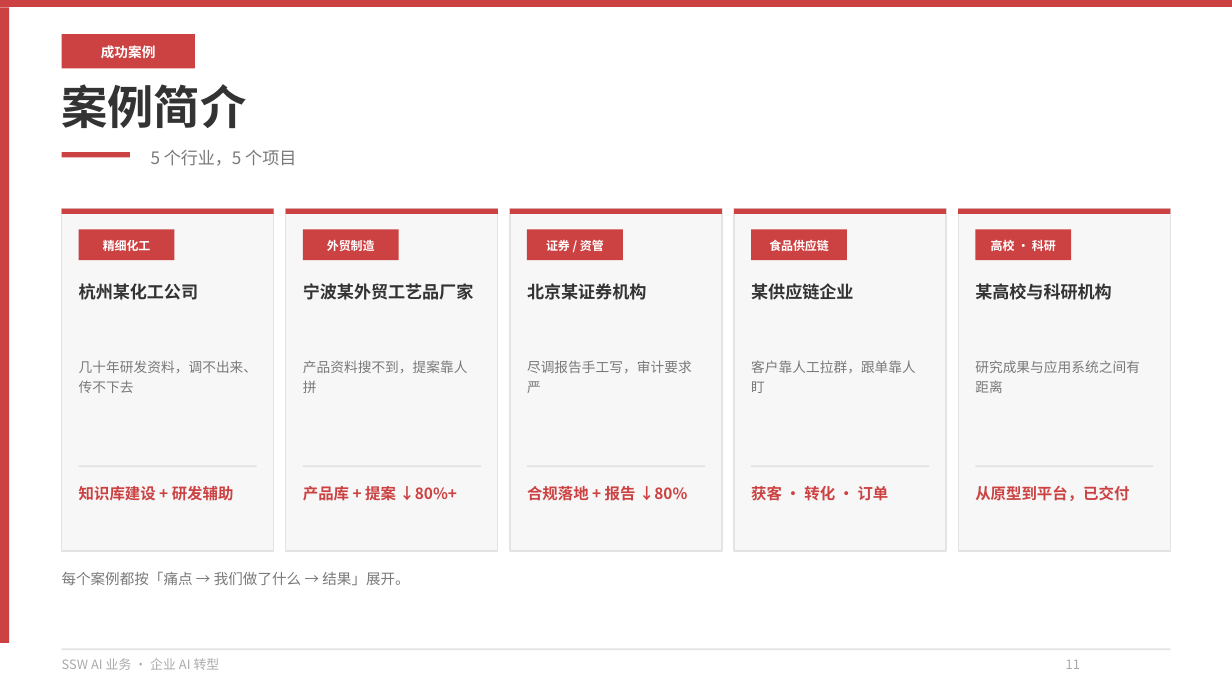
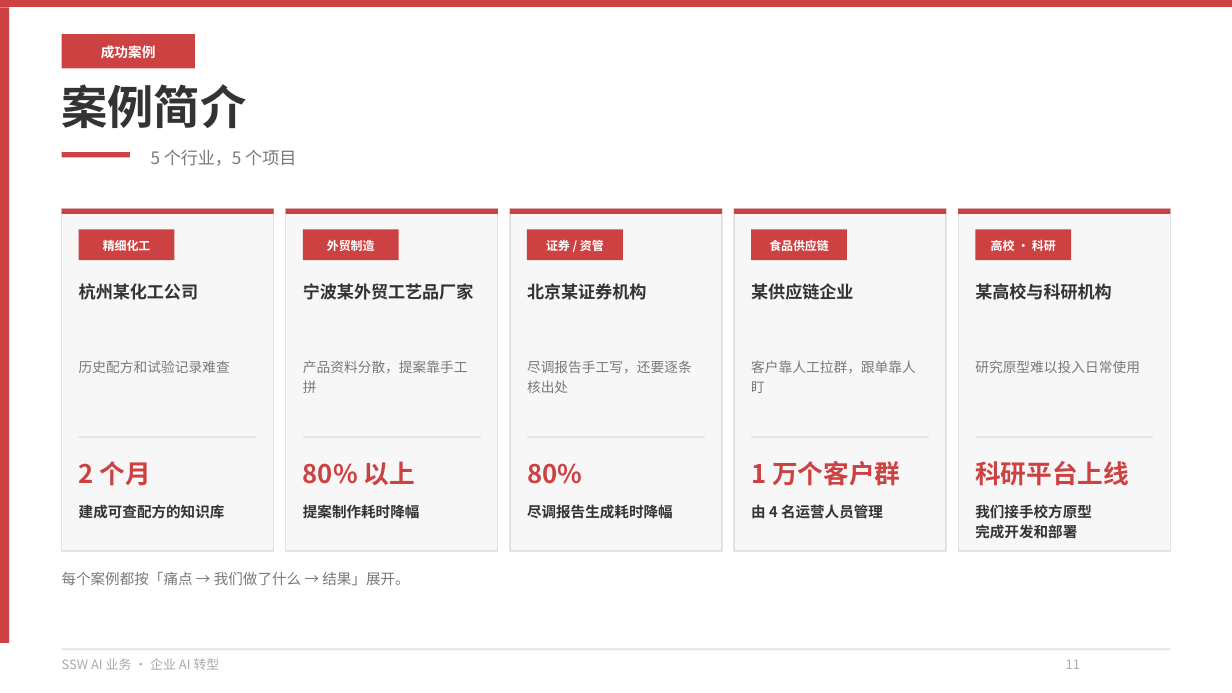
Before and after one commit to hveraus/ssw-business, a slide deck: slide 11 of SSW AI 业务_v2/SSW AI 业务_v3.pptx. Drawn at 1232x693 pixels with LibreOffice and Linux fonts; fonts in the diff are those of the drawing. Boxes give left, top, right and bottom in pixels: in the first picture for what was removed or moved away, otherwise in the second. Text is boxed around its words. In the diff, an @@ line names an element or a change of style, - is before the commit and + after.

```diff
--- a/SSW AI 业务_v2/SSW AI 业务_v3.pptx
+++ b/SSW AI 业务_v2/SSW AI 业务_v3.pptx
@@ text at (79,360,230,373): text changed @@
-几十年研发资料，调不出来、传不下去
+历史配方和试验记录难查
@@ text at (303,360,468,393): text changed @@
-产品资料搜不到，提案靠人拼
+产品资料分散，提案靠手工拼
@@ text at (527,360,692,393): text changed @@
-尽调报告手工写，审计要求严
+尽调报告手工写，还要逐条核出处
@@ text at (975,360,1140,373): text changed @@
-研究成果与应用系统之间有距离
+研究原型难以投入日常使用
@@ 5 rectangles: place and size @@
-5 rectangles at (79,466,1153,467)
+5 rectangles at (79,436,1153,437)
@@ text added at (79,461,151,486), 15 pt, text #CC4141, bold @@
+2 个月
@@ text added at (303,461,415,485), 15 pt, text #CC4141, bold @@
+80% 以上
@@ text added at (527,463,582,484), 15 pt, text #CC4141, bold @@
+80%
@@ text added at (751,461,900,486), 15 pt, text #CC4141, bold @@
+1 万个客户群
@@ text added at (975,461,1129,486), 15 pt, text #CC4141, bold @@
+科研平台上线
@@ text at (79,504,225,518): text changed; size 9 to 8.5 pt; text colour #CC4141 to #333333 @@
-知识库建设 + 研发辅助
+建成可查配方的知识库
@@ text at (303,505,420,518): text changed; size 9 to 8.5 pt; text colour #CC4141 to #333333 @@
-产品库 + 提案 ↓80%+
+提案制作耗时降幅
@@ text at (527,504,673,519): text changed; size 9 to 8.5 pt; text colour #CC4141 to #333333 @@
-合规落地 + 报告 ↓80%
+尽调报告生成耗时降幅
@@ text removed at (751,486,889,501) @@
-获客 · 转化 · 订单
@@ text added at (751,504,883,519), 8.5 pt, text #333333, bold @@
+由 4 名运营人员管理
@@ text removed at (975,486,1129,501) @@
-从原型到平台，已交付
@@ text added at (975,504,1092,538), 8.5 pt, text #333333, bold @@
+我们接手校方原型
+完成开发和部署
```
Also in this commit, not shown: 30 other slides changed, 1 slide added, 4 other files.
